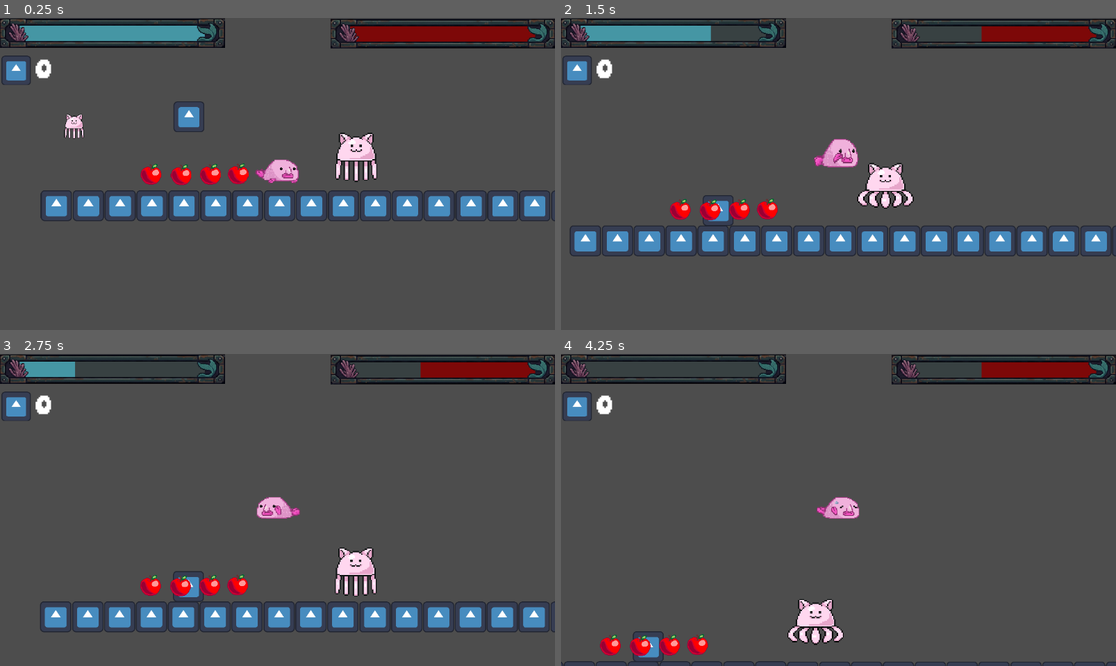
Above: before the commit, frames 1-4 (two rows, left to right).
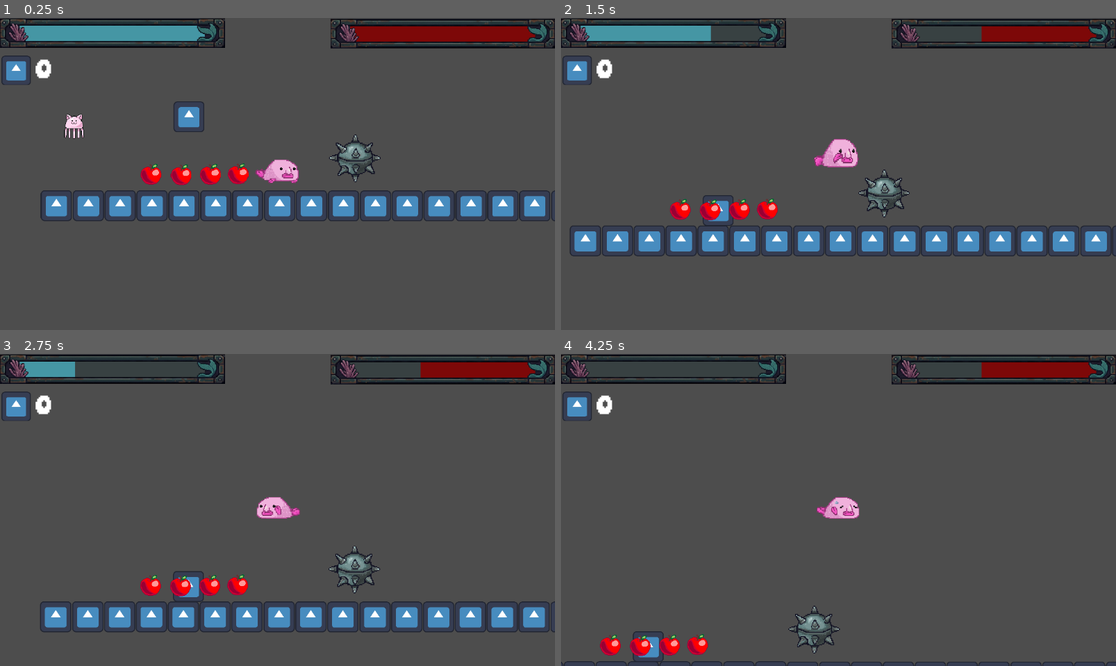
Above: after the commit, the same moments.

Repository: elmeoppo/TheMarchOfTheUglys
Game: Godot game, scene res://escenas/node_2d.tscn
Two runs of this game, one before a commit and one after it. Both use one fixed random seed, a clock stepped at 60 frames per second and the inputs below. The engine's default icon, where the game draws it, is replaced by a stand-in: a white triangle on a blue panel in a dark square.
Inputs:
- Up to frame 1 (0.25 s): no input
- Up to frame 2 (1.5 s): hold D (derecha) from 0.53 s (still down); tap Space (salto) at 0.77 s
- Up to frame 3 (2.75 s): tap Space (salto) at 1.52 s; release D (derecha) at 2.03 s; hold A (izquierda) from 2.03 s (still down)
- Up to frame 4 (4.25 s): release A (izquierda) at 2.78 s; hold D (derecha) from 2.78 s (still down); tap Space (salto) at 3.02, 3.77 s

The runs differ from the first frame. In frame 1, 0.9% of the frame differs, in the area x 59-69%, y 36-53%; in frame 2, 1.0%; in frame 3, 0.9%; in frame 4, 1.0%, in the area x 40-51%, y 78-96%.

Commit message:
comit 10

Diff:
--- a/escenas/gatito_medusa.tscn
+++ b/escenas/gatito_medusa.tscn
@@ -1,83 +1,16 @@
 [gd_scene format=3 uid="uid://cil0x3u4hswm0"]
 
 [ext_resource type="Script" uid="uid://pd0knc0mucsd" path="res://Scrips/gatito_medusa.gd" id="1_rvxwu"]
-[ext_resource type="Texture2D" uid="uid://bl0n6dygyrc2i" path="res://assets/Blob_assets/medusa_Gatito.png" id="2_6dukv"]
+[ext_resource type="Texture2D" uid="uid://b8gp3u4fpeds" path="res://assets/bomba.png" id="2_rvxwu"]
 
 [sub_resource type="RectangleShape2D" id="RectangleShape2D_6dukv"]
 size = Vector2(41, 41)
-
-[sub_resource type="AtlasTexture" id="AtlasTexture_lvch6"]
-atlas = ExtResource("2_6dukv")
-region = Rect2(0, 0, 55, 50)
-
-[sub_resource type="AtlasTexture" id="AtlasTexture_rggcg"]
-atlas = ExtResource("2_6dukv")
-region = Rect2(55, 0, 55, 50)
-
-[sub_resource type="AtlasTexture" id="AtlasTexture_0trs2"]
-atlas = ExtResource("2_6dukv")
-region = Rect2(110, 0, 55, 50)
-
-[sub_resource type="AtlasTexture" id="AtlasTexture_urixr"]
-atlas = ExtResource("2_6dukv")
-region = Rect2(165, 0, 55, 50)
-
-[sub_resource type="AtlasTexture" id="AtlasTexture_4oh4w"]
-atlas = ExtResource("2_6dukv")
-region = Rect2(220, 0, 55, 50)
-
-[sub_resource type="AtlasTexture" id="AtlasTexture_by4ww"]
-atlas = ExtResource("2_6dukv")
-region = Rect2(275, 0, 55, 50)
-
-[sub_resource type="AtlasTexture" id="AtlasTexture_v0a03"]
-atlas = ExtResource("2_6dukv")
-region = Rect2(330, 0, 55, 50)
-
-[sub_resource type="AtlasTexture" id="AtlasTexture_a557i"]
-atlas = ExtResource("2_6dukv")
-region = Rect2(385, 0, 55, 50)
-
-[sub_resource type="AtlasTexture" id="AtlasTexture_ja2lo"]
-atlas = ExtResource("2_6dukv")
-region = Rect2(440, 0, 55, 50)
-
-[sub_resource type="AtlasTexture" id="AtlasTexture_3oyo2"]
-atlas = ExtResource("2_6dukv")
-region = Rect2(495, 0, 55, 50)
 
 [sub_resource type="SpriteFrames" id="SpriteFrames_dc043"]
 animations = [{
 "frames": [{
 "duration": 1.0,
-"texture": SubResource("AtlasTexture_lvch6")
-}, {
-"duration": 1.0,
-"texture": SubResource("AtlasTexture_rggcg")
-}, {
-"duration": 1.0,
-"texture": SubResource("AtlasTexture_0trs2")
-}, {
-"duration": 1.0,
-"texture": SubResource("AtlasTexture_urixr")
-}, {
-"duration": 1.0,
-"texture": SubResource("AtlasTexture_4oh4w")
-}, {
-"duration": 1.0,
-"texture": SubResource("AtlasTexture_by4ww")
-}, {
-"duration": 1.0,
-"texture": SubResource("AtlasTexture_v0a03")
-}, {
-"duration": 1.0,
-"texture": SubResource("AtlasTexture_a557i")
-}, {
-"duration": 1.0,
-"texture": SubResource("AtlasTexture_ja2lo")
-}, {
-"duration": 1.0,
-"texture": SubResource("AtlasTexture_3oyo2")
+"texture": ExtResource("2_rvxwu")
 }],
 "loop": true,
 "name": &"medusa_gatito",
@@ -100,10 +33,11 @@
 shape = SubResource("RectangleShape2D_6dukv")
 
 [node name="AnimatedSprite2D" type="AnimatedSprite2D" parent="." unique_id=910199862]
+position = Vector2(0, 2.0000002)
+scale = Vector2(0.7734375, 0.7421875)
 sprite_frames = SubResource("SpriteFrames_dc043")
 animation = &"medusa_gatito"
 autoplay = "medusa_gatito"
-frame = 9
 frame_progress = 1.0
 
 [node name="Area2D" type="Area2D" parent="." unique_id=2109513690]
Binary file added: assets/bomba.png
Not shown, added: assets/bomba.png.import
